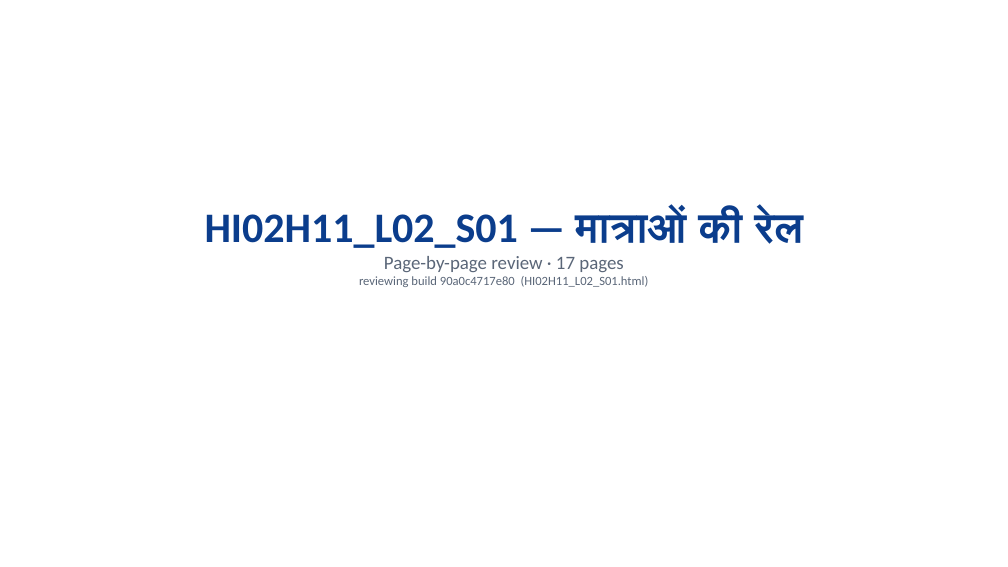
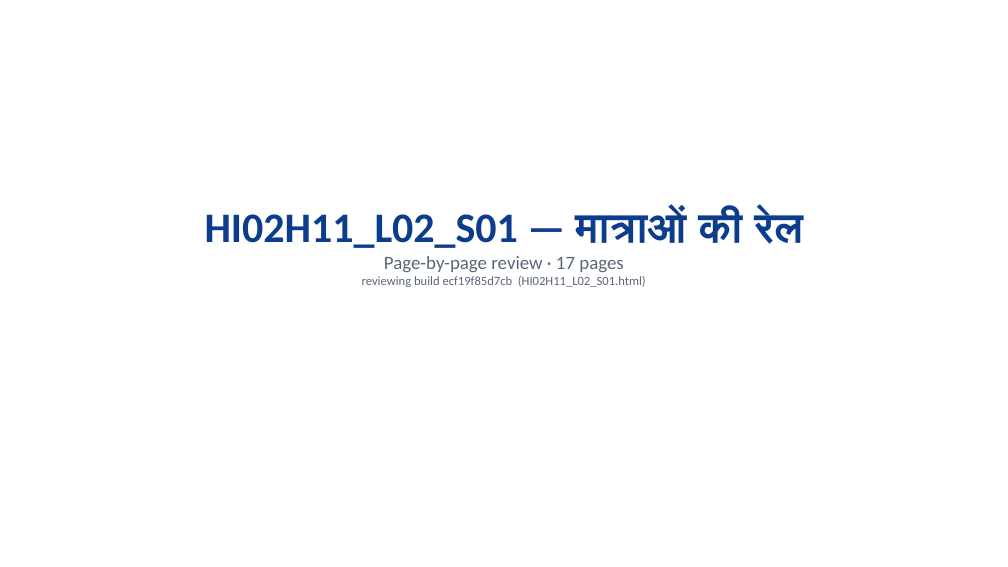
Before and after one commit to khugshalharshvardhan/HI02H11_L02_S01_DEV_HANDOFF-file2-, a slide deck: slide 1 of 3_CURRENT_BUILD/HI02H11_L02_S01_REVISED_review.pptx. Drawn at 1008x567 pixels with LibreOffice and Linux fonts; fonts in the diff are those of the drawing. Boxes give left, top, right and bottom in pixels: in the first picture for what was removed or moved away, otherwise in the second. Text is boxed around its words. In the diff, an @@ line names an element or a change of style, - is before the commit and + after.

```diff
--- a/3_CURRENT_BUILD/HI02H11_L02_S01_REVISED_review.pptx
+++ b/3_CURRENT_BUILD/HI02H11_L02_S01_REVISED_review.pptx
@@ text at (362,276,646,287): text changed @@
-reviewing build 90a0c4717e80 (HI02H11_L02_S01.html)
+reviewing build ecf19f85d7cb (HI02H11_L02_S01.html)
```
Also in this commit, not shown: 17 other files.
